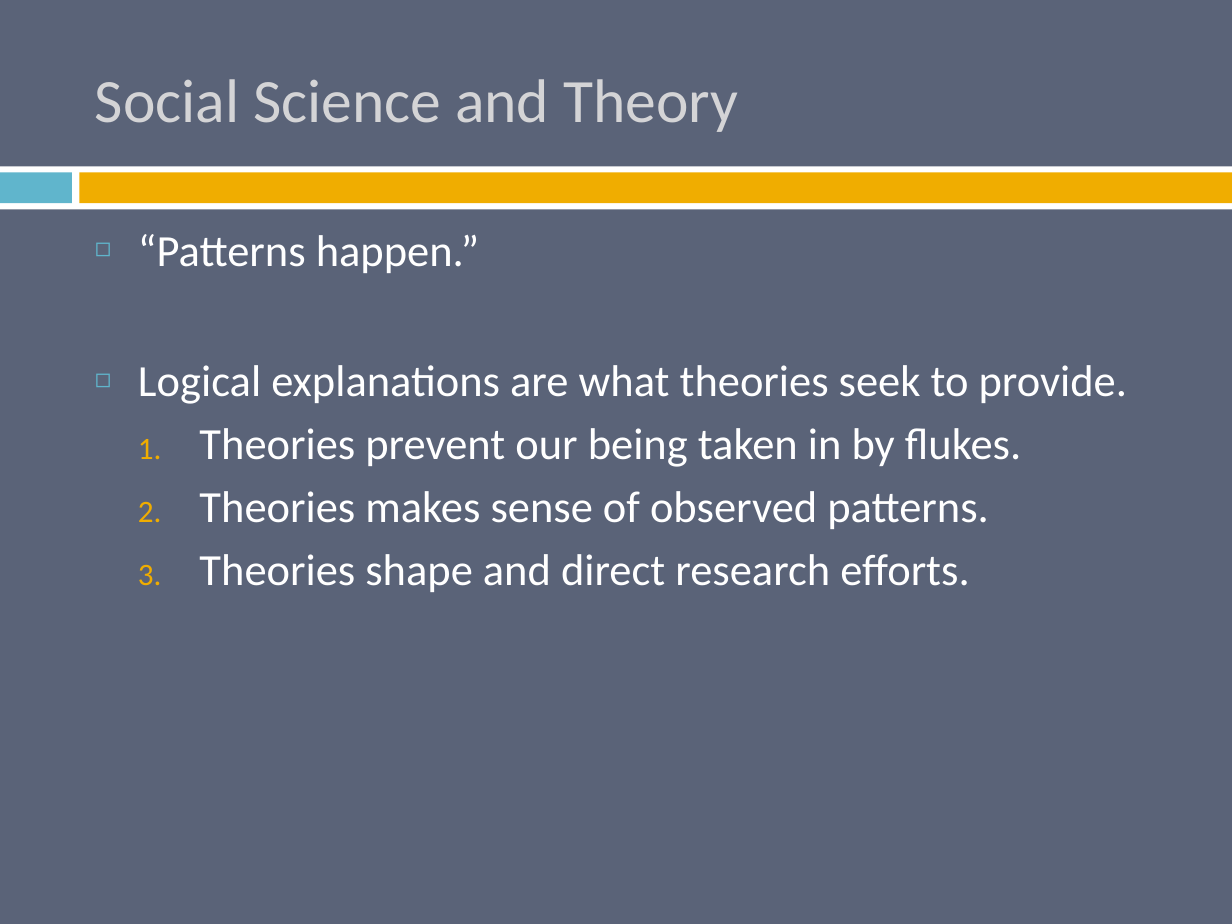
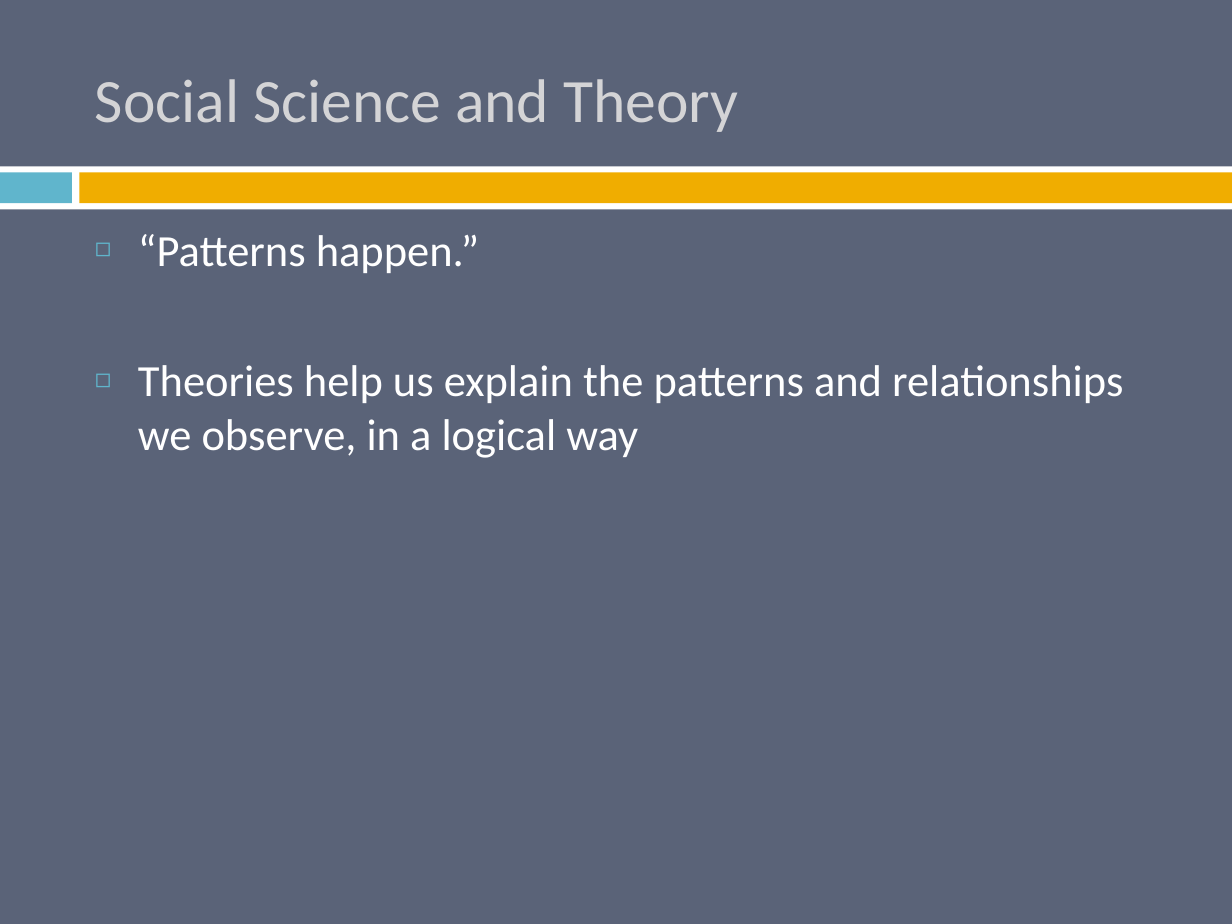
Before and after one commit to burrelvannjr/methods_csuf, a slide deck: slide 3 of ppts/old/Babbie_7e_PPT_ch_02.pptx. Drawn at 1232x924 pixels with LibreOffice and Linux fonts; fonts in the diff are those of the drawing. Boxes give left, top, right and bottom in pixels: in the first picture for what was removed or moved away, otherwise in the second. Text is boxed around its words. In the diff, an @@ line names an element or a change of style, - is before the commit and + after.

```diff
--- a/ppts/old/Babbie_7e_PPT_ch_02.pptx
+++ b/ppts/old/Babbie_7e_PPT_ch_02.pptx
@@ text at (138,365,1123,458): text changed @@
-◻ Logical explanations are what theories seek to provide.
-  1. Theories prevent our being taken in by flukes.
-  2. Theories makes sense of observed patterns.
-  3. Theories shape and direct research efforts.
+◻ Theories help us explain the patterns and relationships we observe, in a logical way
```
Also in this commit, not shown: 6 other slides changed, 14 other files.
